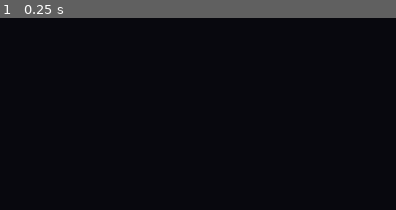
Above: before the commit, frame 1.
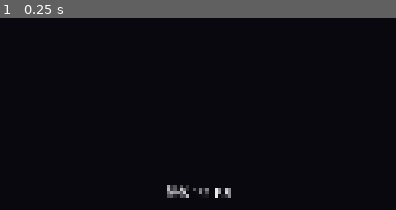
Above: after the commit, the same moment.

Repository: lzh9715/Vertical_Shooter
Game: Godot game, scene res://scenes/battle/Battle.tscn
Two runs of this game, one before a commit and one after it. Both use one fixed random seed, a clock stepped at 60 frames per second and the inputs below. This scene is started directly instead of the project's main scene.
Inputs:
- Up to frame 1 (0.25 s): no input
The pictures show only the part of the screen within x 24-74%, y 50-100%; the shares and areas given below are measured in that part.

The runs differ from the first frame. In frame 1, 0.6% of the frame differs, in the area x 42-59%, y 86-94%.

Commit message:
feat: 法杖卡组接入战斗与法杖切换
- 玩家优先读取当前法杖，按卡槽顺序每次施法消耗一张
- 单发/散射/追踪/穿透/爆裂效果映射到子弹
- 杖身伤害加成应用到直击与爆炸
- Q 切换两把已装备法杖，HUD 显示当前法杖
- 新增 WandBattleTest 调试场景

Diff:
--- /dev/null
+++ b/debug/WandBattleTest.gd
@@ -0,0 +1,38 @@
+extends Node
+
+## 用法杖卡组直接进入战斗：F6 运行。
+## 法杖 1：单发/散射/追踪；法杖 2：穿透/爆裂。
+## 战斗中按 Q 切换法杖。
+
+func _ready() -> void:
+	GameFlow.start_run(load("res://data/Level_01.tres"))
+	var inv: GridInventory = GameFlow.get_inventory()
+	var wand0: WandInstance = GameFlow.get_equipment().wand_slots[0]
+	var wand1: WandInstance = GameFlow.get_equipment().wand_slots[1]
+
+	var card_defs: Array[ItemDefinition] = []
+	for i in range(inv.cells.size()):
+		if inv.cells[i] is ItemStack and inv.cells[i].definition.is_card():
+			card_defs.append(inv.cells[i].definition)
+
+	for i in range(card_defs.size()):
+		if i < 3:
+			wand0.add_card(card_defs[i])
+		else:
+			wand1.add_card(card_defs[i])
+
+	var battle = load("res://scenes/battle/Battle.tscn").instantiate()
+	var waves: Array[WaveData] = [load("res://data/waves/Test_Wave.tres")]
+	battle.test_waves = waves
+	add_child(battle)
+
+	await get_tree().create_timer(0.2, false).timeout
+	var layer := CanvasLayer.new()
+	layer.layer = 100
+	add_child(layer)
+	var hint := Label.new()
+	hint.position = Vector2(30, 24)
+	hint.add_theme_font_size_override("font_size", 26)
+	hint.add_theme_color_override("font_color", Color(1.0, 0.85, 0.4))
+	hint.text = "法杖战斗测试：自动射击，Q 切换法杖；法杖 1 三卡，法杖 2 两卡"
+	layer.add_child(hint)
--- /dev/null
+++ b/debug/WandBattleTest.tscn
@@ -0,0 +1,6 @@
+[gd_scene format=3]
+
+[ext_resource type="Script" path="res://debug/WandBattleTest.gd" id="1_wb"]
+
+[node name="WandBattleTest" type="Node"]
+script = ExtResource("1_wb")
--- a/scenes/battle/Battle.tscn
+++ b/scenes/battle/Battle.tscn
@@ -53,6 +53,15 @@
 theme_override_font_sizes/font_size = 48
 text = "HP: 3/3"
 
+[node name="WandLabel" type="Label" parent="CanvasLayer" unique_id=452583445]
+offset_left = 980.0
+offset_top = 1320.0
+offset_right = 1580.0
+offset_bottom = 1380.0
+theme_override_font_sizes/font_size = 36
+text = "法杖 1/2  [Q]"
+horizontal_alignment = 1
+
 [node name="Spawner" type="Node" parent="." unique_id=9712878]
 script = ExtResource("15_sbc7h")
 difficulty = ExtResource("16_6o4vi")
--- a/scripts/battle/BattleMain.gd
+++ b/scripts/battle/BattleMain.gd
@@ -11,6 +11,7 @@
 @onready var score_label: Label = $CanvasLayer/Label
 @onready var gold_label: Label = $CanvasLayer/GoldLabel
 @onready var hp_label: Label = $CanvasLayer/HpLabel
+@onready var wand_label: Label = $CanvasLayer/WandLabel
 @onready var camera: Camera2D = $Camera2D
 @onready var player_node: Node2D = $player
 
@@ -19,8 +20,10 @@
 	AudioManager.play_music(&"battle")
 
 	GameFlow.stats_changed.connect(_refresh_hud)
+	EventBus.wand_switched.connect(_on_wand_switched)
 	_refresh_hud()
 	update_hp_ui(GameFlow.hp, GameFlow.max_hp)
+	_on_wand_switched(GameFlow.get_equipment().active_wand_index)
 
 	var player := get_node_or_null("player")
 	if player != null and player.has_signal("hp_changed"):
@@ -76,6 +79,9 @@
 func _refresh_hud() -> void:
 	score_label.text = "分数：%d" % GameFlow.score
 	gold_label.text = "金币：%d" % GameFlow.gold
+
+func _on_wand_switched(index: int) -> void:
+	wand_label.text = "法杖 %d/2  [Q]" % [index + 1]
 
 func _on_enemy_died(score_gain: int, gold_gain: int) -> void:
 	var reward := GameFlow.current_reward as RewardBattle
--- a/scripts/core/EventBus.gd
+++ b/scripts/core/EventBus.gd
@@ -9,5 +9,8 @@
 signal spell_stolen(spell: SpellData)
 signal spell_returned(spell: SpellData)
 
+## 战斗中切换激活法杖
+signal wand_switched(index: int)
+
 ## Boss 死亡/战斗结束时，强制取消偷取
 signal steal_cancelled
--- a/scripts/inventory/WandInstance.gd
+++ b/scripts/inventory/WandInstance.gd
@@ -8,6 +8,8 @@
 var body: ItemInstance
 var gem: ItemInstance
 var cards: Array[ItemDefinition] = []
+## 每次施法消耗一张，按数组顺序循环
+var cast_index := 0
 
 static var _next_id := 0
 
@@ -60,6 +62,15 @@
 		return null
 	return cards.pop_at(index)
 
+func next_card() -> ItemDefinition:
+	if cards.is_empty():
+		cast_index = 0
+		return null
+	cast_index = clampi(cast_index, 0, cards.size() - 1)
+	var card := cards[cast_index]
+	cast_index = (cast_index + 1) % cards.size()
+	return card
+
 ## 卸下宝石：宝石回背包，卡牌按规则回背包/溢出。
 ## 返回 { ok, reason, cards, overflowed }
 func unequip_gem(inventory: GridInventory) -> Dictionary:
--- a/scripts/player/Bullet.gd
+++ b/scripts/player/Bullet.gd
@@ -1,6 +1,7 @@
 extends Area2D
 
 @export var speed := 800.0
+@export var damage := 1
 @export var is_homing := false
 @export var turn_speed := 5.0
 
@@ -77,7 +78,7 @@
 
 		# ← 原来这里是 area.queue_free()
 		if area.has_method("take_damage"):
-			area.take_damage(1)
+			area.take_damage(damage)
 
 		if is_piercing and pierced_enemies.size() < pierce_amount:
 			pass
--- a/scripts/player/Player.gd
+++ b/scripts/player/Player.gd
@@ -29,6 +29,7 @@
 
 	EventBus.steal_spell_requested.connect(_on_steal_spell)
 	EventBus.steal_cancelled.connect(_return_stolen_spell)
+	EventBus.wand_switched.emit(GameFlow.get_equipment().active_wand_index)
 
 
 func _physics_process(delta):
@@ -42,41 +43,102 @@
 	position.x = clamp(position.x, 40, world.x - 40)
 	position.y = clamp(position.y, 40, world.y - 40)
 
+func _unhandled_input(event: InputEvent) -> void:
+	if event is InputEventKey and event.pressed and not event.echo and event.keycode == KEY_Q:
+		var eq := GameFlow.get_equipment()
+		var next_index := 1 - eq.active_wand_index
+		if eq.switch_wand(next_index):
+			EventBus.wand_switched.emit(next_index)
+			get_viewport().set_input_as_handled()
+
 # 当计时器倒计时结束时，自动调用这个函数
-
 func _on_shoot_timer_timeout():
-	# 如果没装备法杖或者子弹场景没拖，就退出
+	var wand := GameFlow.get_equipment().active_wand()
+	if wand != null:
+		_shoot_wand(wand)
+		return
+
+	# 没有装配法杖时，保留旧 SpellData 作为过渡
 	if current_spell == null or bullet_scene == null:
 		return
-
-	# 核心逻辑：根据当前法杖的 bullet_count，循环生成子弹
-	for i in range(current_spell.bullet_count):
+	_shoot_legacy_spell(current_spell)
+
+func _shoot_wand(wand: WandInstance) -> void:
+	if wand.body == null or wand.cards.is_empty() or bullet_scene == null:
+		return
+
+	var card := wand.next_card()
+	if card == null:
+		return
+
+	var effect := _card_effect(card)
+	var body_bonus: int = wand.body.definition.damage_bonus
+	_fire_volley(effect, body_bonus)
+
+func _shoot_legacy_spell(spell: SpellData) -> void:
+	var effect := {
+		"count": spell.bullet_count,
+		"spread": spell.spread_angle,
+		"speed": spell.bullet_speed,
+		"homing": spell.is_homing,
+		"piercing": spell.is_piercing,
+		"pierce": spell.pierce_amount,
+		"explosive": spell.is_explosive,
+		"radius": spell.explosion_radius,
+		"explosion_damage": spell.explosion_damage,
+	}
+	_fire_volley(effect, 0)
+
+func _card_effect(card: ItemDefinition) -> Dictionary:
+	var effect := {
+		"count": 1,
+		"spread": 0.0,
+		"speed": 800.0,
+		"homing": false,
+		"piercing": false,
+		"pierce": 1,
+		"explosive": false,
+		"radius": 0.0,
+		"explosion_damage": 0,
+	}
+
+	match card.id:
+		&"card_spread":
+			effect.count = 3
+			effect.spread = 15.0
+		&"card_homing":
+			effect.homing = true
+		&"card_pierce":
+			effect.piercing = true
+			effect.pierce = 3
+		&"card_boom":
+			effect.explosive = true
+			effect.radius = 100.0
+			effect.explosion_damage = 3
+
+	return effect
+
+func _fire_volley(effect: Dictionary, body_bonus: int) -> void:
+	var count: int = effect.count
+	for i in range(count):
 		var bullet = bullet_scene.instantiate()
-
-		# 把法杖的速度赋给子弹（需要子弹脚本里也有 speed 变量，你之前写过）
-		bullet.speed = current_spell.bullet_speed
-
-		# 【新增这行】把法杖里的追踪开关赋给子弹
-		bullet.is_homing = current_spell.is_homing
-		# 在 bullet.is_homing = current_spell.is_homing 下面加上这几行：
-		bullet.is_piercing = current_spell.is_piercing
-		bullet.pierce_amount = current_spell.pierce_amount
-		bullet.is_explosive = current_spell.is_explosive
-		bullet.explosion_radius = current_spell.explosion_radius
-		bullet.explosion_damage = current_spell.explosion_damage
+		bullet.speed = effect.speed
+		bullet.damage = 1 + body_bonus
+		bullet.is_homing = effect.homing
+		bullet.is_piercing = effect.piercing
+		bullet.pierce_amount = effect.pierce
+		bullet.is_explosive = effect.explosive
+		bullet.explosion_radius = effect.radius
+		bullet.explosion_damage = int(effect.explosion_damage) + body_bonus
 
 		get_parent().add_child(bullet)
 		bullet.global_position = global_position + Vector2(40, 0)
 
-		# 处理散射角度
-		# 计算角度偏移，让它是以正上方为中心扇形散开
-		var angle_offset = 0.0
-		if current_spell.bullet_count > 1:
-			# 比如3发，角度偏移就是 -15, 0, 15
-			var total_spread = current_spell.spread_angle * (current_spell.bullet_count - 1)
-			angle_offset = deg_to_rad(-total_spread / 2.0 + current_spell.spread_angle * i)
-
-		# 让子弹旋转
+		var angle_offset := 0.0
+		if count > 1:
+			var total_spread: float = effect.spread * (count - 1)
+			angle_offset = deg_to_rad(-total_spread / 2.0 + effect.spread * i)
+
 		bullet.rotation = angle_offset
 
 	AudioManager.play_sfx(&"shoot", -6.0)
Not shown, added: debug/WandBattleTest.gd.uid
Not shown, changed: readme.md
